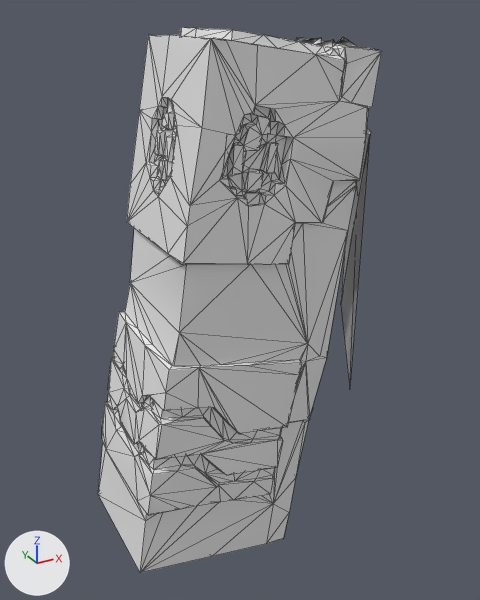
One commit to the OBJ model src/main/resources/assets/kn8/meshes/soldier/arm_left.obj: the scene before it, then after it.
Rendered twice from a 50 mm lens placed at (-0.668, -0.706, 1.474), pointed at (-0.288, -0.015, 1.129). Every picture has the same lights, and +X, +Y and +Z are marked at lower left. The older version comes first. Mesh edges are drawn as thin lines. Where no turn or scale is listed for an object, it has been applied to the vertices. Vertices at exactly the same position are counted once.

The first picture shows 'arm_left'.
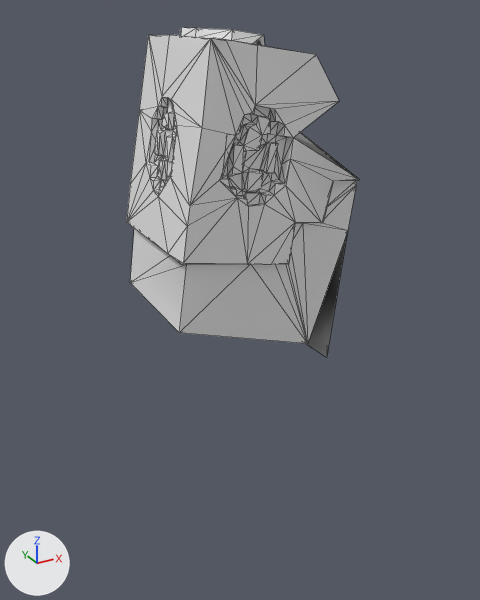
The change, as a diff of the scene's bpy script:
```diff
--- a/src/main/resources/assets/kn8/meshes/soldier/arm_left.obj.py
+++ b/src/main/resources/assets/kn8/meshes/soldier/arm_left.obj.py
@@ me_arm_left @@
 # used by ob_arm_left; location = (0.0, 0.0, 0.0)
-me_arm_left.from_pydata(...)  # 778 vertices, 1550 faces; spans x -0.474..-0.157, y -0.11..0.101, z 0.787..1.454
+me_arm_left.from_pydata(...)  # 387 vertices, 768 faces; spans x -0.406..-0.177, y -0.11..0.101, z 1.064..1.454
+# me_arm_left part 1: 393 vertices removed from x -0.474..-0.157, y -0.109..0.101, z 0.787..1.446; 2 vertices added at x -0.268..-0.238, y -0.004..-0.002, z 1.111..1.363
```

Where the change shows, as pixel boxes (x1, y1, x2, y2) in the pictures (480 x 600 px):
'arm_left', reshaped (18% narrower, 39% shorter): before (98, 27, 382, 573); after (127, 27, 359, 358)
part 1 of me_arm_left, cut back (mostly hidden afterwards): before (98, 35, 382, 573); after (253, 35, 356, 358)
